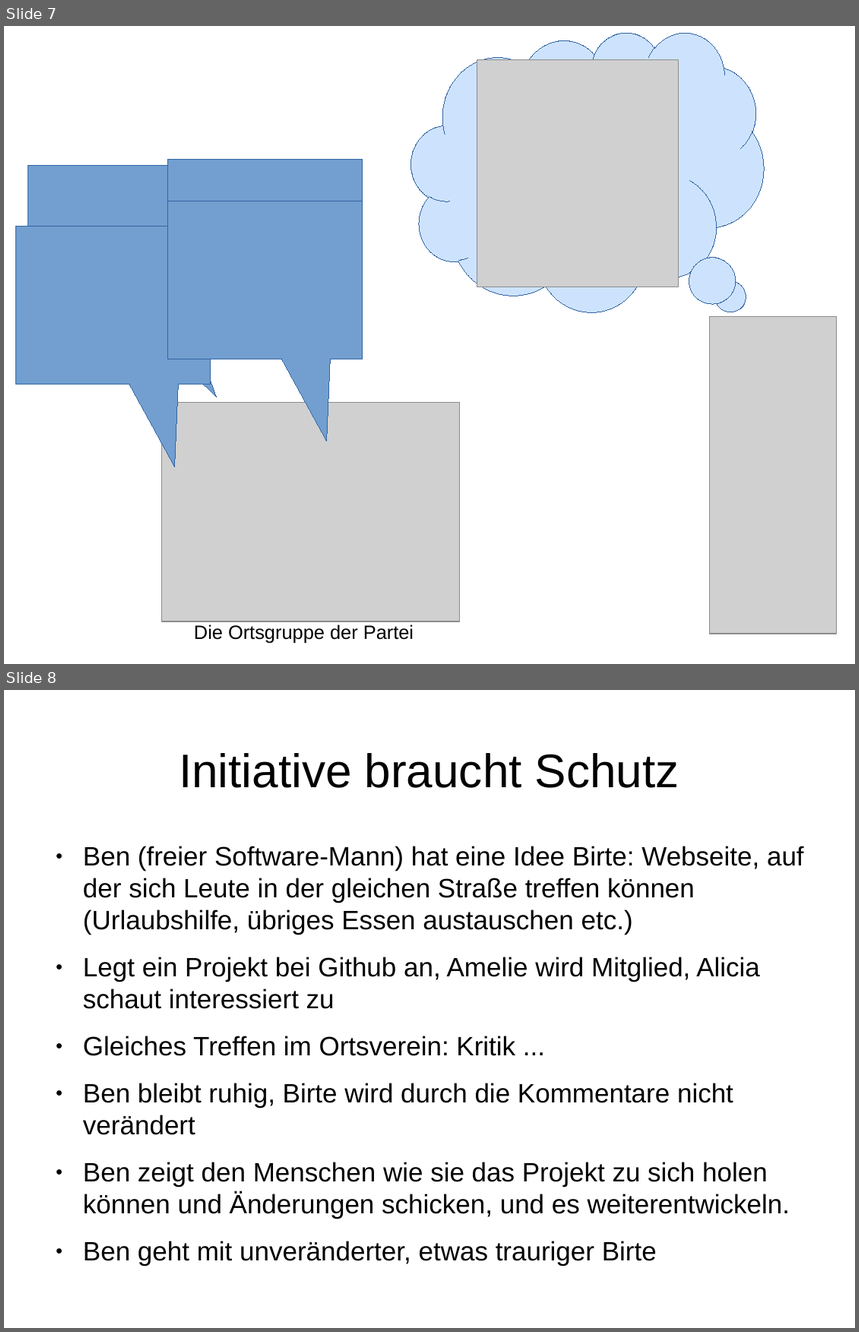
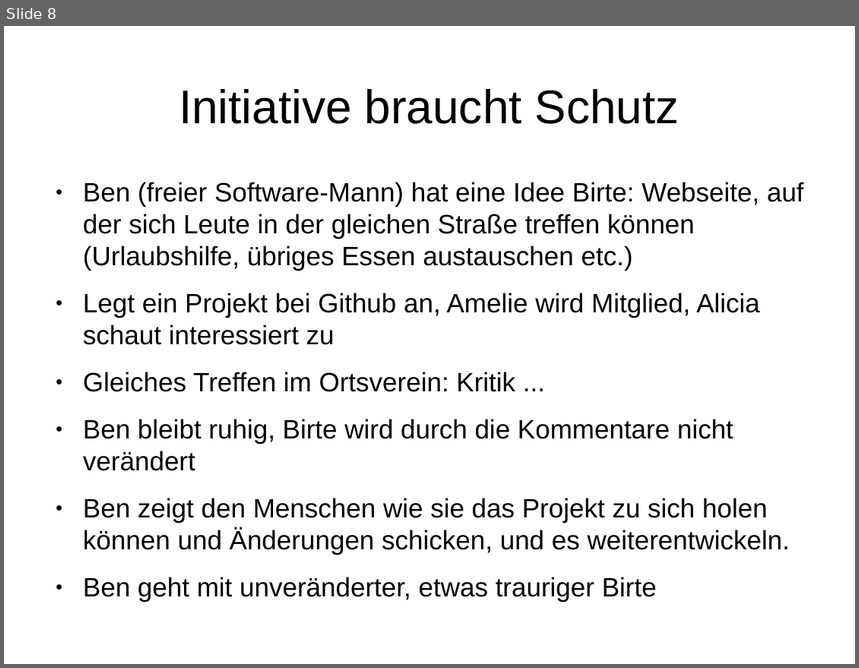
Before and after one commit to lafisrap/Philosophie, a slide deck: Animation 1 - Über die Unzerstörberkeit von Ideen.odp. Shown one above the other, each under a label of ours: slides 7 and 8 before the commit, slide 8 after it. The pictures are 859x1332 and 859x668 pixels, drawn with LibreOffice and Linux fonts; fonts in the diff are those of the drawing; grey boxes stand for pictures. Boxes give left, top, right and bottom in pixels: in the first picture for what was removed or moved away, otherwise in the second. Text is boxed around its words. In the diff, an @@ line names an element or a change of style, - is before the commit and + after.

```diff
--- a/Animation 1 - Über die Unzerstörberkeit von Ideen.odp
+++ b/Animation 1 - Über die Unzerstörberkeit von Ideen.odp
@@ slide 7 removed at (x1=4, y1=26, x2=855, y2=664), background #FFFFFF @@
@@ thought cloud removed at (x1=412, y1=32, x2=765, y2=312) @@
@@ picture removed at (x1=477, y1=60, x2=679, y2=288) @@
@@ speech box removed at (x1=168, y1=160, x2=363, y2=318) @@
@@ speech box removed at (x1=28, y1=166, x2=223, y2=324) @@
@@ speech box removed at (x1=168, y1=201, x2=363, y2=359) @@
@@ speech box removed at (x1=16, y1=227, x2=211, y2=385) @@
@@ picture removed at (x1=710, y1=317, x2=838, y2=635) @@
@@ picture removed at (x1=162, y1=403, x2=461, y2=623) @@
@@ text removed at (x1=194, y1=625, x2=414, y2=644) @@
-Die Ortsgruppe der Partei
```
Also in this commit, not shown: 2 slides added, 1 other slide removed.
